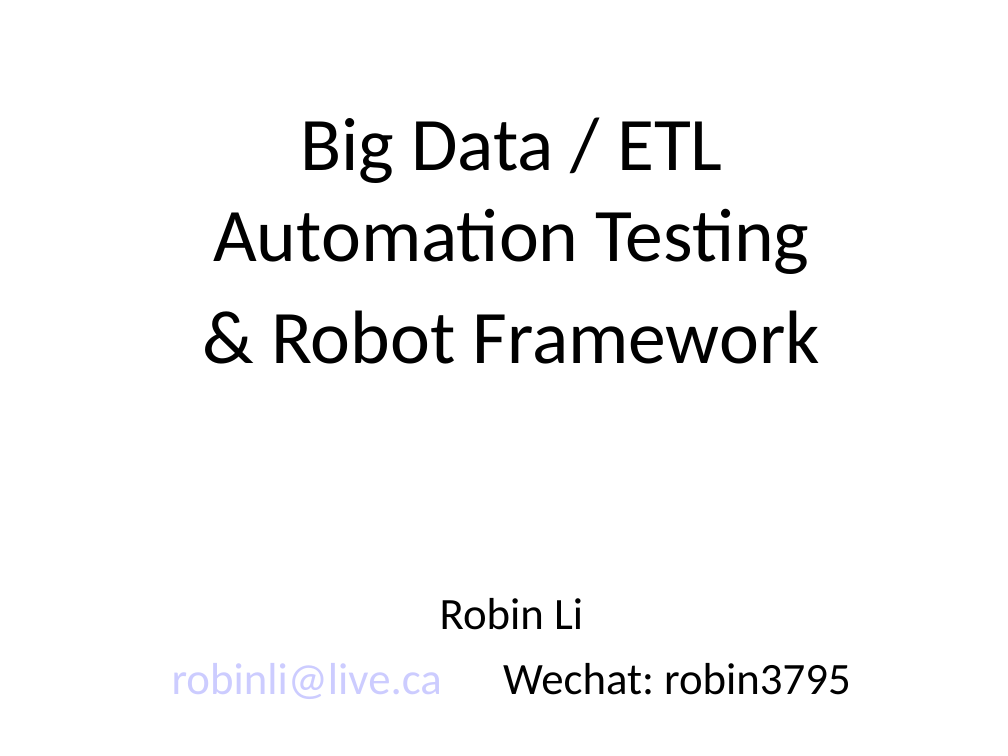
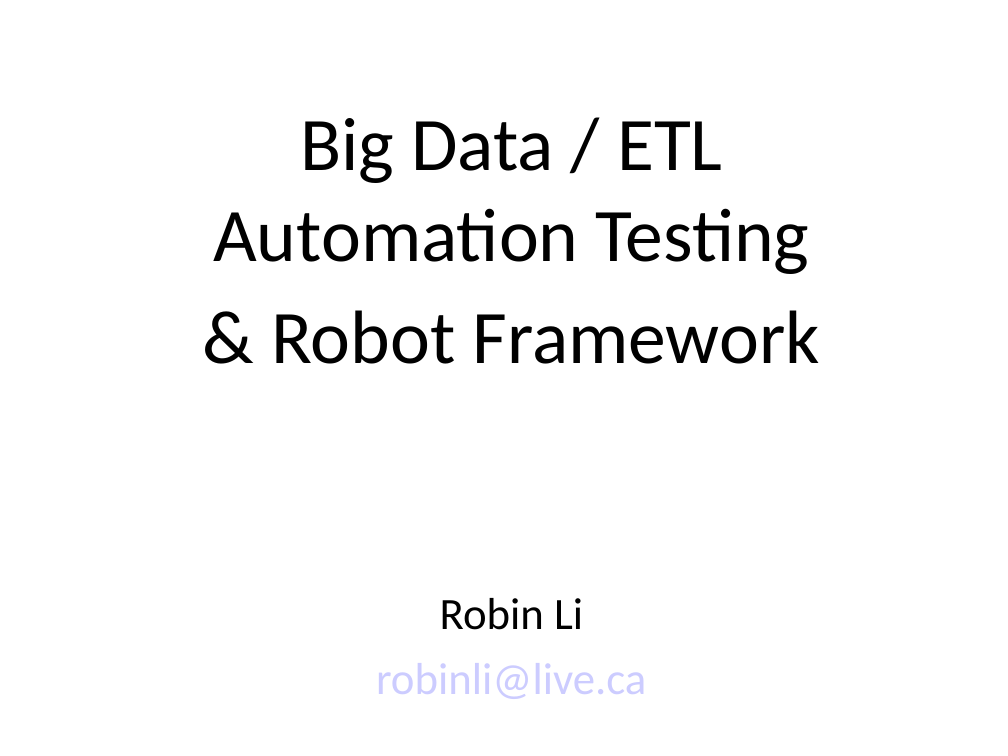
Before and after one commit to robin3795/sudoku, a slide deck: slide 1 of BigData.ppt. Drawn at 1008x756 pixels with LibreOffice and Linux fonts; fonts in the diff are those of the drawing. Boxes give left, top, right and bottom in pixels: in the first picture for what was removed or moved away, otherwise in the second. Text is boxed around its words. In the diff, an @@ line names an element or a change of style, - is before the commit and + after.

```diff
--- a/BigData.ppt
+++ b/BigData.ppt
@@ text at (376,663,646,699): text changed; text colour #000000 to #CCCCFF @@
-robinli@live.ca Wechat: robin3795
+robinli@live.ca
```
Also in this commit, not shown: 6 other slides changed, 3 slides added, 2 slides removed, 1 other file.
